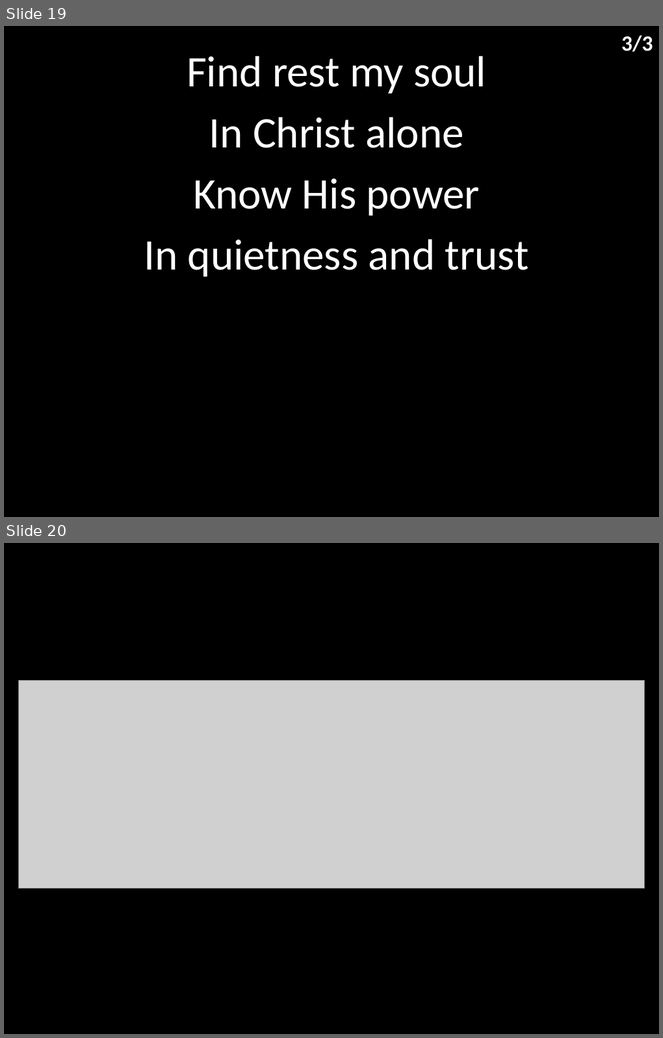
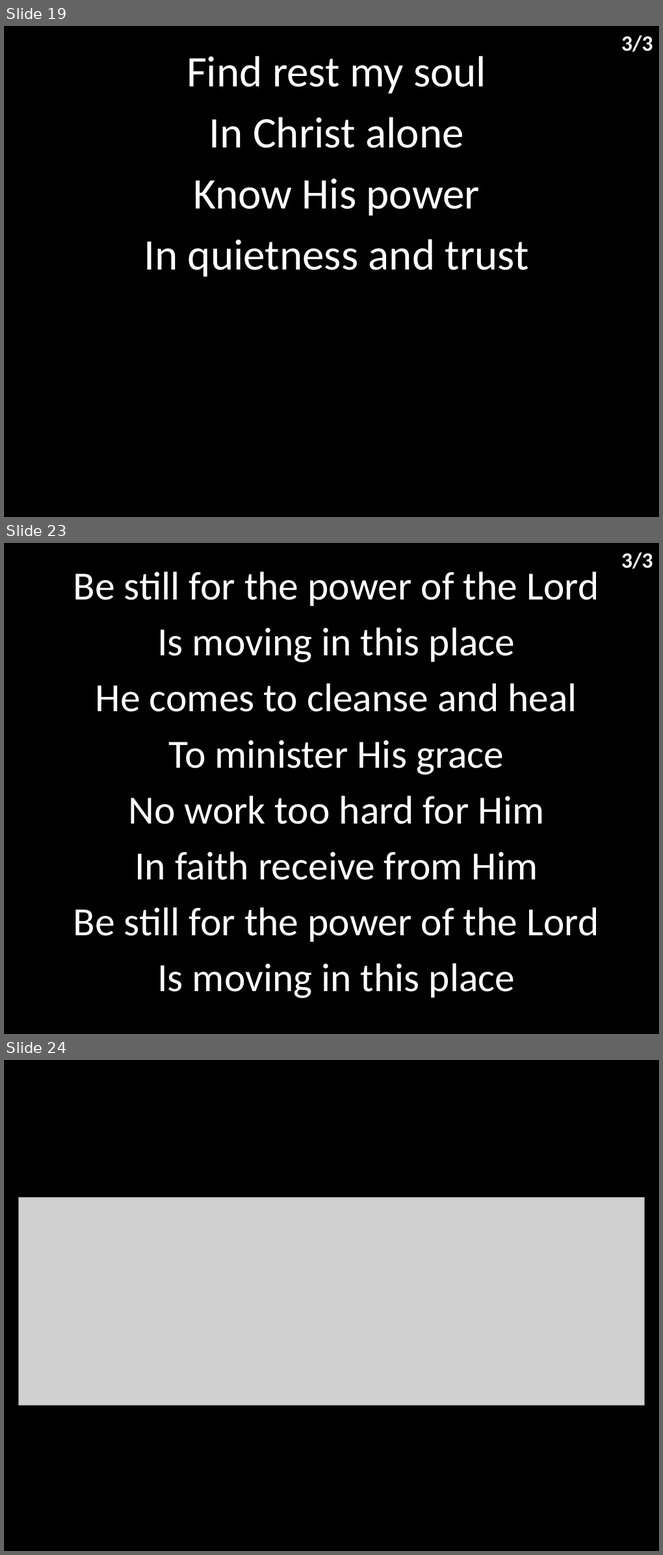
Before and after one commit to hoo-are-ya/worship, a slide deck: docs/songs_2022-05-29.pptx. Shown one above the other, each under a label of ours: slides 19 and 20 before the commit, slides 19, 23 and 24 after it; the slides between them are not shown. The pictures are 663x1038 and 663x1555 pixels, drawn with LibreOffice and Linux fonts; fonts in the diff are those of the drawing; grey boxes stand for pictures. Boxes give left, top, right and bottom in pixels: in the first picture for what was removed or moved away, otherwise in the second. Text is boxed around its words. In the diff, an @@ line names an element or a change of style, - is before the commit and + after.

Commit message:
add be still

```diff
--- a/docs/songs_2022-05-29.pptx
+++ b/docs/songs_2022-05-29.pptx
@@ slide 23 added at <box>4,543,659,1034</box>, background #000000 @@
@@ text added at <box>622,552,653,569</box>, 24 pt, text #FFFFFF, bold @@
+3/3
@@ subtitle added at <box>74,572,599,999</box>, 44 pt, text #FFFFFF @@
+Be still for the power of the Lord
+Is moving in this place
+He comes to cleanse and heal
+To minister His grace
+No work too hard for Him
+In faith receive from Him
+Be still for the power of the Lord
+Is moving in this place
@@ what was slide 20 is now slide 24 @@
```
Also in this commit, not shown: 3 other slides added, 1 other file.
